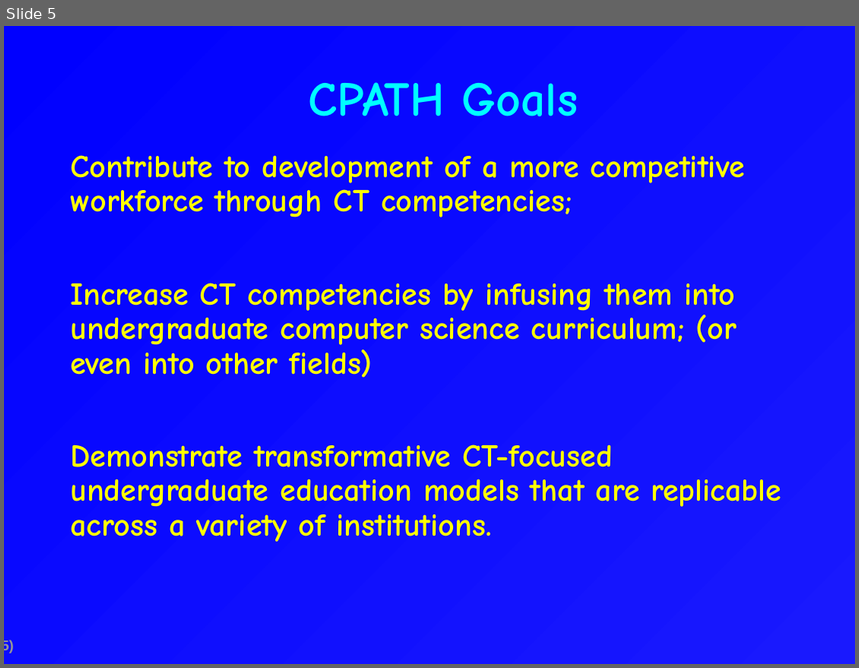
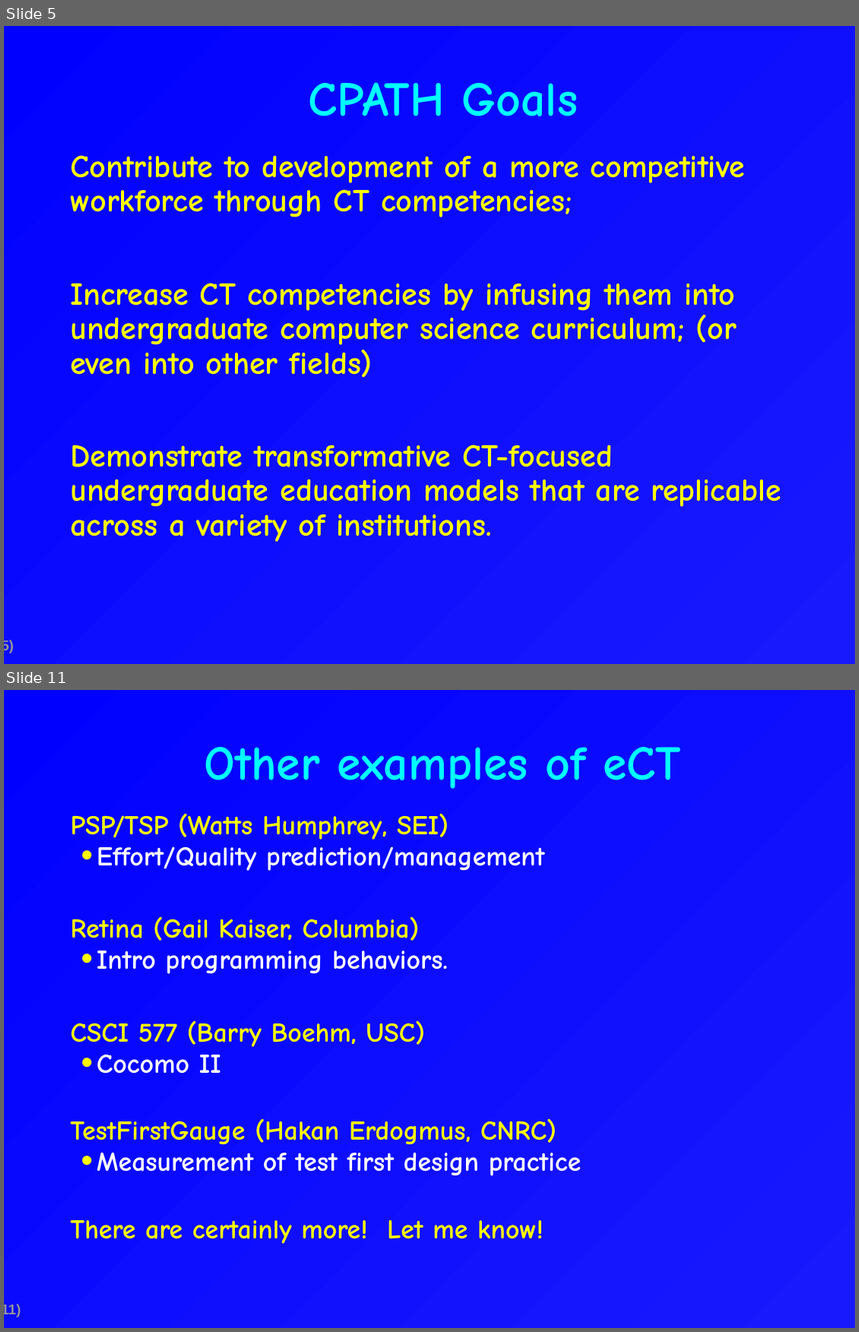
Before and after one commit to csdl/techreports, a slide deck: techreports/09-11/CPATH.Pitch.ppt. Shown one above the other, each under a label of ours: slide 5 before the commit, slides 5 and 11 after it; the slides between them are not shown. The pictures are 859x668 and 859x1332 pixels, drawn with LibreOffice and Linux fonts; fonts in the diff are those of the drawing. Boxes give left, top, right and bottom in pixels: in the first picture for what was removed or moved away, otherwise in the second. Text is boxed around its words. In the diff, an @@ line names an element or a change of style, - is before the commit and + after.

```diff
--- a/techreports/09-11/CPATH.Pitch.ppt
+++ b/techreports/09-11/CPATH.Pitch.ppt
@@ slide 11 added at (x1=4, y1=690, x2=855, y2=1328), background gradient #1919FE to #0000FF; not listed: 1 template element that a slide beside it also shows @@
@@ title added at (x1=205, y1=747, x2=681, y2=789), 41 pt, text #00FFFF, bold @@
+Other examples of eCT
@@ text added at (x1=70, y1=814, x2=582, y2=1244), 23 pt, text #FFFF00, bold @@
+  PSP/TSP (Watts Humphrey, SEI)
+  • Effort/Quality prediction/management
+  Retina (Gail Kaiser, Columbia)
+  • Intro programming behaviors.
+  CSCI 577 (Barry Boehm, USC)
+  • Cocomo II
+  TestFirstGauge (Hakan Erdogmus, CNRC)
+  • Measurement of test first design practice
+  There are certainly more! Let me know!
```
Also in this commit, not shown: 2 slides changed, 13 other slides added, 1 slide removed, 1 other file.
